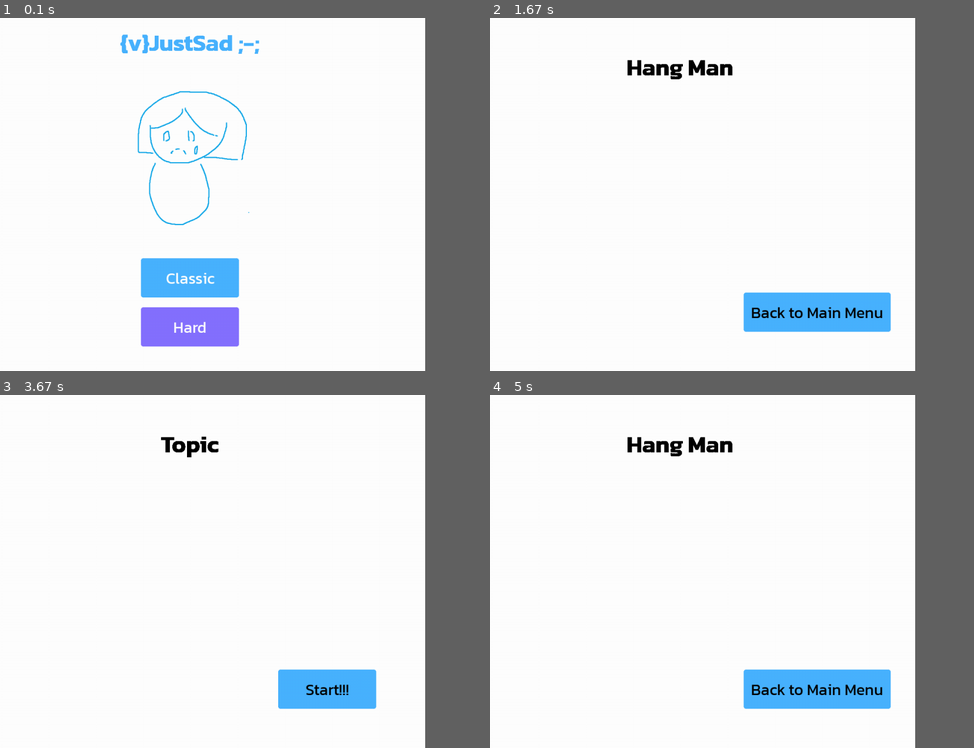
Above: before the commit, frames 1-4 (two rows, left to right).
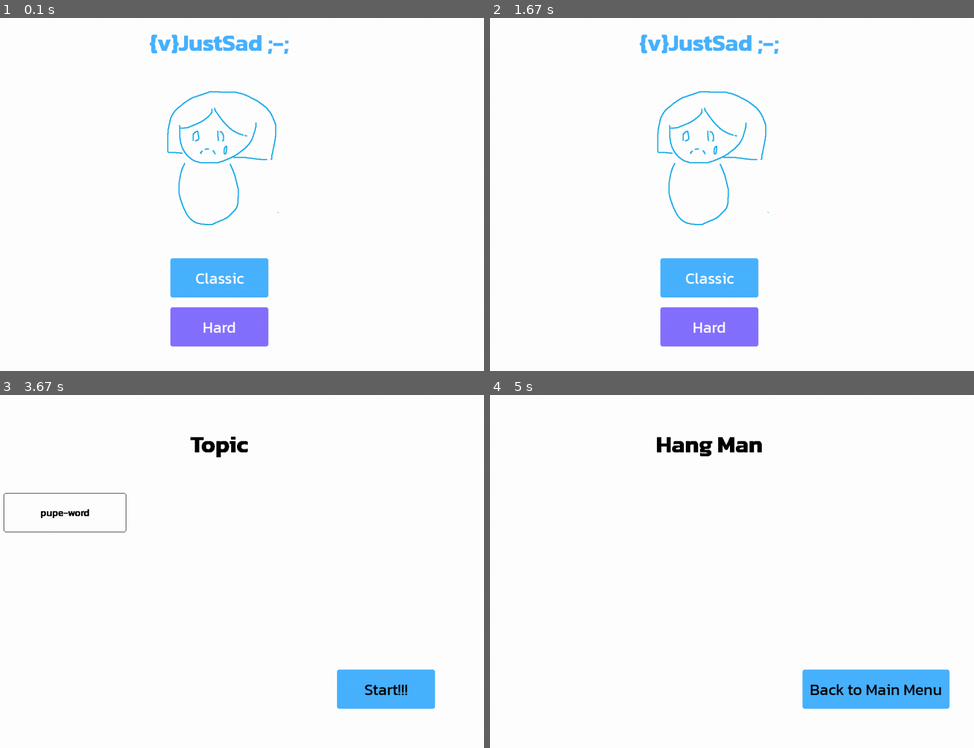
Above: after the commit, the same moments.

Repository: Wissanupong-Chanliem/WejustSad
Game: pygame game, started from main.py
Two runs of this game, one before a commit and one after it. Both use one fixed random seed, a clock stepped at 60 frames per second and the inputs below.
Inputs (mouse positions are in pixels of both pictures, inside the frame that each line leads up to):
- Up to frame 1 (0.1 s): no input
- Up to frame 2 (1.67 s): click "Classic" at 0.38 s; click "Start!!!" at 0.72 s; click (901, 318) at 1.55 s
- Up to frame 3 (3.67 s): click (217, 656) at 1.88 s, where only the run after the commit has a clickable "Classic"; click (387, 687) at 2.22 s, where only the run after the commit has a clickable "Start!!!"; click (421, 705) at 2.55 s; click "Classic" at 3.38 s
- Up to frame 4 (5 s): click "Start!!!" at 3.72 s
In our replay, the window is 800x600 before the commit and 900x600 after it. These sizes can differ from the game's own. Grey fills any space a smaller window leaves; there, only what the larger window draws over its background counts as a difference.

The runs differ from the first frame. In frame 1, 5.5% of the frame differs, in the area x 24-60%, y 4-94%; in frame 2, 9.7%, in the area x 28-83%, y 4-94%; in frame 3, 3.7%; in frame 4, 3.9%.

Commit message:
feat: Create Display topic selection interface

Diff:
--- a/components/button.py
+++ b/components/button.py
@@ -7,17 +7,20 @@
         width:int,
         height:int,
         color:tuple[int,int,int],
-        border_radius = 0
+        border_radius = 0,
+        is_border = 0,
     ):
         self.button_rect = pygame.rect.Rect(0,0,width,height)
         self.color = color
         self.text = None
         self.text_rect = None
         self.border_radius = border_radius
+        self.is_border = is_border
 
     def render(self,screen:pygame.Surface):
-        pygame.draw.rect(screen,self.color,self.button_rect,border_radius=self.border_radius)
-        screen.blit(self.text,self.text_rect)
+        pygame.draw.rect(screen,self.color,self.button_rect,self.is_border,border_radius=self.border_radius)
+        if self.text:
+            screen.blit(self.text,self.text_rect)
 
     def add_text(
         self,
--- /dev/null
+++ b/components/topicpage/topic_select.py
@@ -0,0 +1,50 @@
+import pygame
+import pygame.draw_py
+from ..button import Button
+from classes import Resource
+class TopicList():
+    def __init__(
+        self,
+        topics:dict[str,str],
+        resources:Resource
+    ):
+        self.resources = resources
+        self.topics = topics
+        self.topic_size = (250,80)
+        self.position = (200,100)
+        self.topics_elements:list[Button] = []
+        for i,topic in enumerate(self.topics.items()):
+            self.topics_elements.append(
+                Button(*self.topic_size,(0,0,0),5,1)
+                .add_text(self.resources.fonts["Kanit-Regular"],topic[0],(0,0,0))
+                .set_coordinate((self.position[0]+(i*90),self.position[1]))
+            )
+
+    def render(self,screen:pygame.Surface):
+        for ele in self.topics_elements:
+            ele.render(screen)
+        # pygame.draw.rect(screen, (255,255,255), (*self.position,*self.topic_size), 0)
+        # for i in range(2):
+        #     pygame.draw.rect(screen, (0,0,0), (self.position[0]-i,self.position[1]-i,*self.topic_size), 1)
+
+    def add_text(
+        self,
+        font:pygame.font.Font,
+        text:str,
+        color:tuple[int,int,int],
+        center = True
+    ):
+        self.text = font.render(text,True,color)
+        self.text_rect = self.text.get_rect()
+        if center:
+            self.text_rect.center = self.button_rect.center
+        return self
+
+    def set_coordinate(self,coordinate:tuple[int,int],origin_center=False):
+        if origin_center:
+            self.button_rect.center = (coordinate[0],coordinate[1])
+        else:
+            self.button_rect.topleft = (coordinate[1],coordinate[0])
+        if self.text:
+            self.text_rect.center = self.button_rect.center
+        return self
--- /dev/null
+++ b/function/read_wordlist_folder.py
@@ -0,0 +1,8 @@
+import os
+def read_wordlist_dir():
+    text_files = {}
+    for x in os.listdir("static/wordlist"):
+        if x.endswith(".txt"):
+            # Prints only text file present in My Folder
+            text_files[x.rstrip(".txt")] = "static/wordlist/" + x
+    return text_files
--- a/function/tempCodeRunnerFile.py
+++ /dev/null
@@ -1,5 +0,0 @@
-while wordlist:
-        random_word = random.choice(word_key)
-        print(random_word)
-        wordlist.pop(random_word)
-        word_key.remove(random_word)
--- a/main.py
+++ b/main.py
@@ -3,6 +3,9 @@
 from classes import Page,Resource
 from components.text import Text
 from components.button import Button
+from components.topicpage.topic_select import TopicList
+from function.read_word_list import read_word_list
+from function.read_wordlist_folder import read_wordlist_dir
 WHITE = (255, 255, 255)
 GREEN = (0, 255, 0)
 BLUE = (0, 0, 128)
@@ -56,9 +59,12 @@
             .add_text(resources.fonts["Kanit-Header"],"Start!!!",BLACK)
             .set_coordinate((self.screen_ref.get_width()-200,600),origin_center=True)
         )
+        self.topic_selection = TopicList(read_wordlist_dir(),resources)
+
     def render(self):
         self.title_text.render(self.screen_ref)
         self.start_button.render(self.screen_ref)
+        self.topic_selection.render(self.screen_ref)
     def update(self, event: Event):
         if event.type == pygame.MOUSEBUTTONDOWN:
             # Classic Mode button is clicked
@@ -91,7 +97,7 @@
     def __init__(self):
         pygame.init()
         pygame.display.set_caption("IjustSad")
-        self.screen = pygame.display.set_mode((960, 720))
+        self.screen = pygame.display.set_mode((1080, 720))
         self.screen.fill(WHITE)
         self.resources = self.load_resource()
         self.pages:dict[str,Page] = {
@@ -104,7 +110,8 @@
         resources = Resource()
         resources.add_fonts({
             "Kanit-Title": pygame.font.Font("static/font/Kanit-SemiBold.ttf",48),
-            "Kanit-Header": pygame.font.Font("static/font/Kanit-Regular.ttf",32)
+            "Kanit-Header": pygame.font.Font("static/font/Kanit-Regular.ttf",32),
+            "Kanit-Regular": pygame.font.Font("static/font/Kanit-Regular.ttf",20)
         })
         resources.add_images({
             "ijudge-mascot": pygame.image.load("static/images/ijudge-mascot.jpg"),
